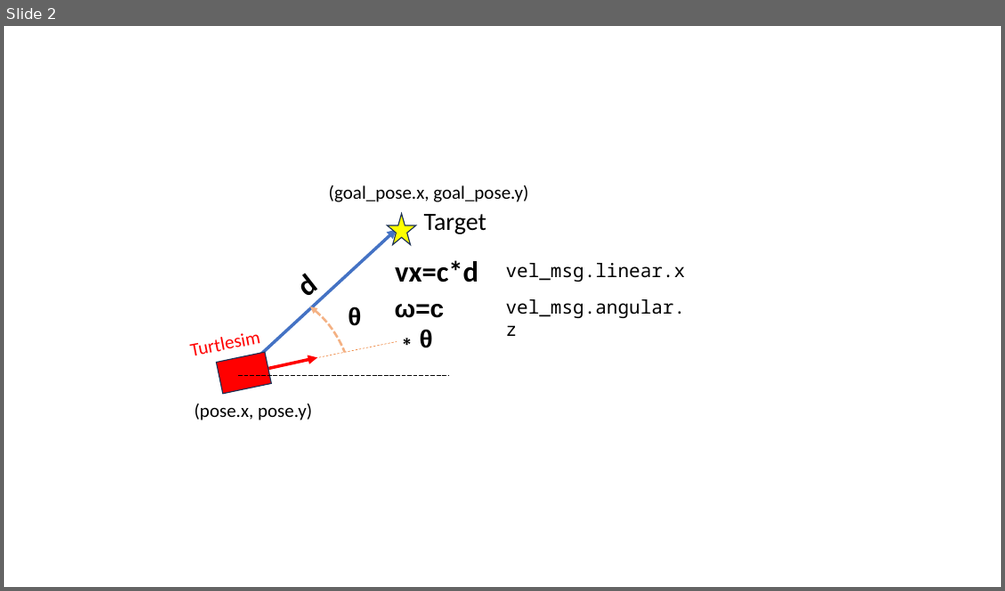
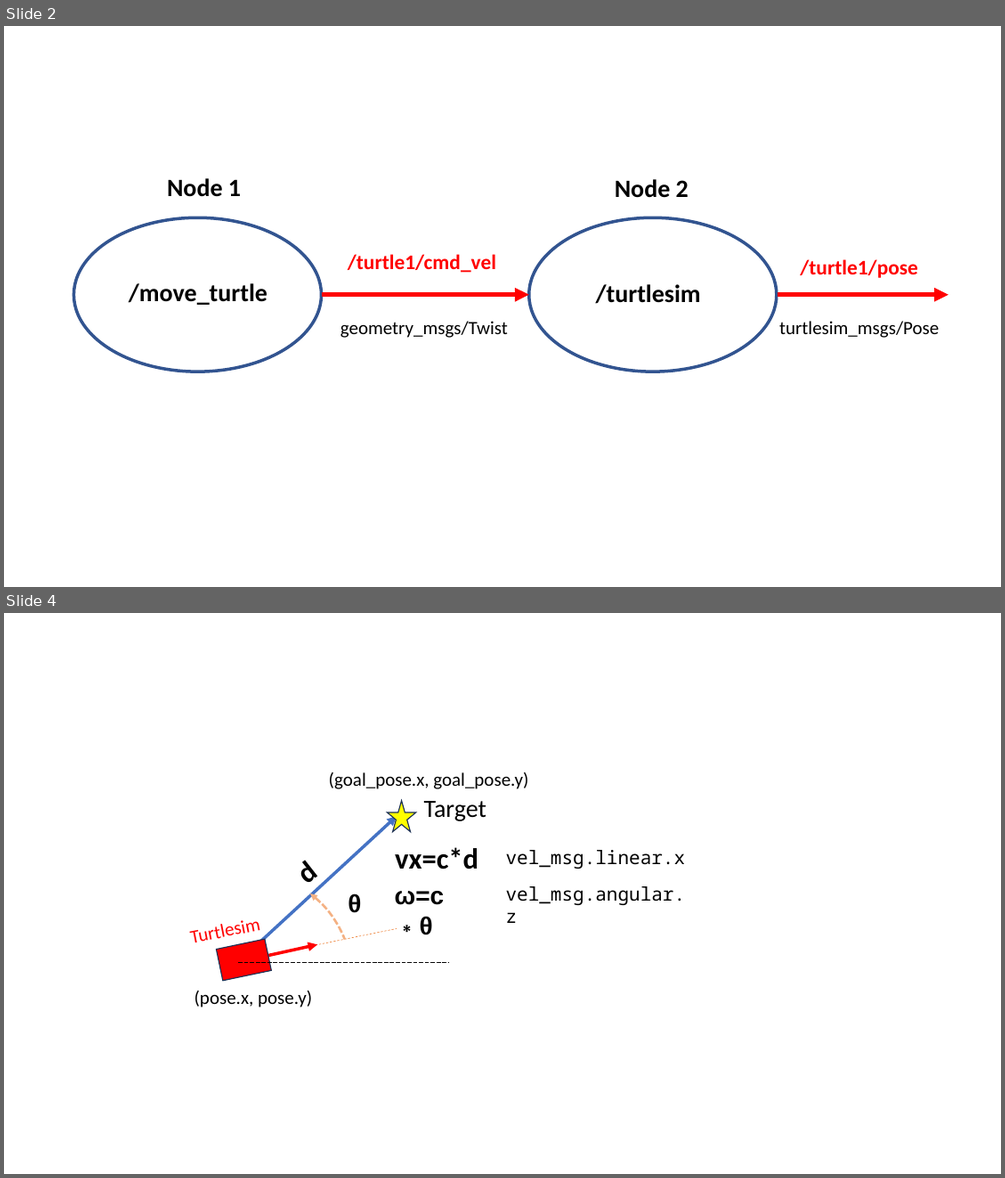
Before and after one commit to manelpuig/rUBot_tutorial_ws, a slide deck: Documentation/Images/Figures_nodes.pptx. Shown one above the other, each under a label of ours: slide 2 before the commit, slides 2 and 4 after it; the slides between them are not shown. The pictures are 1005x591 and 1005x1178 pixels, drawn with LibreOffice and Linux fonts; fonts in the diff are those of the drawing. Boxes give left, top, right and bottom in pixels: in the first picture for what was removed or moved away, otherwise in the second. Text is boxed around its words. In the diff, an @@ line names an element or a change of style, - is before the commit and + after.

Commit message:
turtlesim

```diff
--- a/Documentation/Images/Figures_nodes.pptx
+++ b/Documentation/Images/Figures_nodes.pptx
@@ slide 2 added at [4, 26, 1001, 587], background #FFFFFF @@
@@ text added at [167, 178, 241, 197], 24 pt, text #000000, bold @@
+Node 1
@@ text added at [615, 179, 688, 198], 24 pt, text #000000, bold @@
+Node 2
@@ ellipse added at [73, 217, 321, 371], outline #325491 3 pt @@
@@ ellipse added at [529, 217, 777, 371], outline #325491 3 pt @@
@@ text added at [348, 254, 496, 273], 20 pt, text #FF0000, bold @@
+/turtle1/cmd_vel
@@ text added at [800, 259, 918, 278], 20 pt, text #FF0000, bold @@
+/turtle1/pose
@@ text added at [129, 283, 267, 305], 24 pt, text #000000, bold @@
+/move_turtle
@@ text added at [596, 284, 701, 304], 24 pt, text #000000, bold @@
+/turtlesim
@@ arrow added from (321, 295) to (529, 295), #FF0000 4.5 pt @@
@@ arrow added from (778, 295) to (948, 295), #FF0000 4.5 pt @@
@@ text added at [340, 321, 508, 338], 18 pt, text #000000 @@
+geometry_msgs/Twist
@@ text added at [779, 321, 938, 338], 18 pt, text #000000 @@
+turtlesim_msgs/Pose
@@ what was slide 2 is now slide 4 @@
```
Also in this commit, not shown: 1 slide changed, 1 other slide added, 5 other files.
